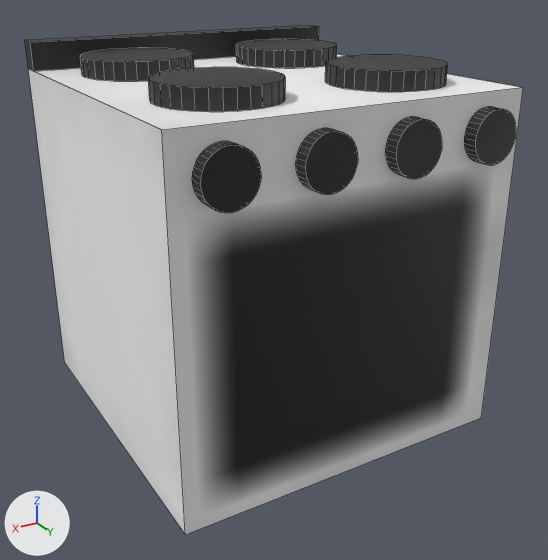
Two versions of the Blender file models/cooker.blend, one commit apart.
Both versions are drawn from a 50 mm lens placed at (2.14, 3.75, 1.63), pointed at (0.01, 0.2, -0.15). Lighting does not change. The marker at lower left points along +X, +Y and +Z. Mesh edges are drawn as thin lines.

The older version as bpy lines, for what is in view:
```python
me_circle = bpy.data.meshes.new('Circle')
me_circle.from_pydata(...)  # 558 vertices, 306 faces; spans x -1.5..0.58, y -0.5..1.5, z -2.0..0.16
me_circle.materials.append(mat_cooker)  # picture img_cooker
# before: 100 (0.5, -0.5, -2.0) at pixel (185, 534), 101 (0.5, -0.5, 0.0) at pixel (161, 129), 102 (0.5, 1.5, -2.0) at pixel (481, 417), 103 (0.5, 1.5, 0.0) at pixel (523, 87)
ob_circle = bpy.data.objects.new('Circle', me_circle)
ob_circle.location = (0.5, 0.5, 1.0)
ob_circle.rotation_euler = (0.0, 0.0, 1.571)  # degrees (0, 0, 90)
```
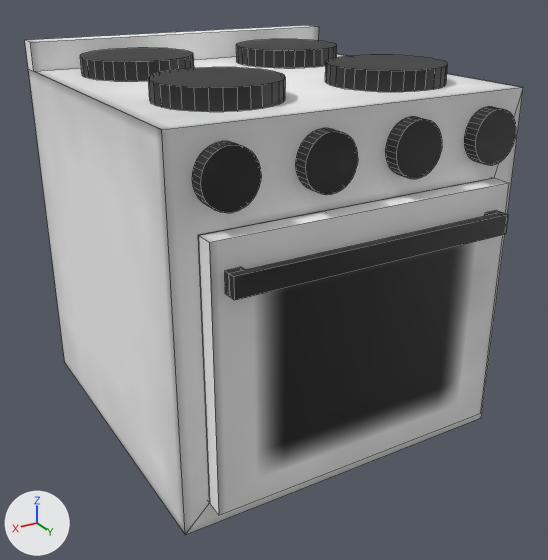
Scene script edits in JSON lines:
```json
{"block": "me_circle", "where": "# used by ob_circle; location = (0.5, 0.5, 1.0); rotation_euler = (0.0, 0.0, 1.571), in degrees (0, 0, 90)"}
{"block": "me_circle", "where": "# verts and faces of me_circle; kept vertices keep their numbers, new ones are numbered from 558"}
{"op": "remove", "block": "me_circle", "code": "me_circle.from_pydata(...)  # 558 vertices, 306 faces; spans x -1.5..0.58, y -0.5..1.5, z -2.0..0.16"}
{"op": "add", "block": "me_circle", "code": "me_circle.from_pydata(...)  # 606 vertices, 342 faces; spans x -1.5..0.68, y -0.5..1.5, z -2.0..0.16"}
{"block": "me_circle", "change": "me_circle part 1: a new loose piece, a box spanning x -1.39..0.456, y -0.362..1.362, z -1.138..-1.076, in mat_cooker (picture img_cooker)"}
{"block": "me_circle", "change": "me_circle part 2: a new loose piece, a box spanning x 0.5..0.6, y -0.36..1.36, z -1.86..-0.46, in mat_cooker (picture img_cooker)"}
{"block": "me_circle", "change": "me_circle part 3: a new loose piece, a box spanning x 0.604..0.642, y -0.296..-0.217, z -0.706..-0.599, in mat_cooker (picture img_cooker)"}
{"block": "me_circle", "change": "me_circle part 4: a new loose piece, a box spanning x 0.604..0.642, y 1.217..1.296, z -0.706..-0.599, in mat_cooker (picture img_cooker)"}
{"block": "me_circle", "change": "me_circle part 5: a new loose piece, a box spanning x 0.642..0.685, y -0.296..1.296, z -0.706..-0.599, in mat_cooker (picture img_cooker)"}
{"block": "me_circle", "change": "me_circle part 6"}
{"op": "add", "block": "me_circle", "code": "delete_faces([(100, 102, 103, 101)])"}
{"op": "add", "block": "me_circle", "code": "verts[558] = (-1.39, 1.36, -1.86)"}
{"op": "add", "block": "me_circle", "code": "verts[559] = (-1.39, 1.36, -0.46)"}
{"op": "add", "block": "me_circle", "code": "verts[560] = (-1.39, -0.36, -1.86)"}
{"op": "add", "block": "me_circle", "code": "verts[561] = (-1.39, -0.36, -0.46)"}
{"op": "add", "block": "me_circle", "code": "for new, old in zip([*range(562, 566)], [*range(558, 562)]): verts[new] = verts[old] + (1.89, 0.0, 0.0)"}
{"op": "add", "block": "me_circle", "code": "faces += [(558, 562, 563, 559), (558, 559, 561, 560), (100, 102, 103, 563, 562, 564), (560, 561, 565, 564), (100, 564, 565, 563, 103, 101), (558, 560, 564, 562)]"}
{"op": "add", "block": "me_circle", "code": "faces += [(559, 563, 565, 561)]"}
{"block": "me_circle", "change": "me_circle part 7: 301 kept faces spanning x -1.5..0.58, y -0.5..1.5, z -2.0..0.16 get new texture (UV) coordinates"}
```

What differs and where, as boxes [x1, y1, x2, y2] in the pictures (548 x 560 px):
```json
{"part": 1, "of": "me_circle", "change": "added", "after": [198, 211, 321, 357]}
{"part": 2, "of": "me_circle", "change": "added", "after": [198, 178, 509, 515]}
{"part": 3, "of": "me_circle", "change": "added", "after": [225, 267, 245, 297]}
{"part": 4, "of": "me_circle", "change": "added", "after": [485, 210, 501, 216]}
{"part": 5, "of": "me_circle", "change": "added", "after": [229, 212, 508, 300], "on screen": "black"}
{"part": 6, "of": "me_circle", "change": "built on", "before": [162, 87, 523, 535], "after": [162, 87, 523, 535]}
{"part": 7, "of": "me_circle", "change": "surface changed", "before": [25, 25, 515, 213], "after": [25, 25, 515, 213], "on screen": "black to grey"}
```
